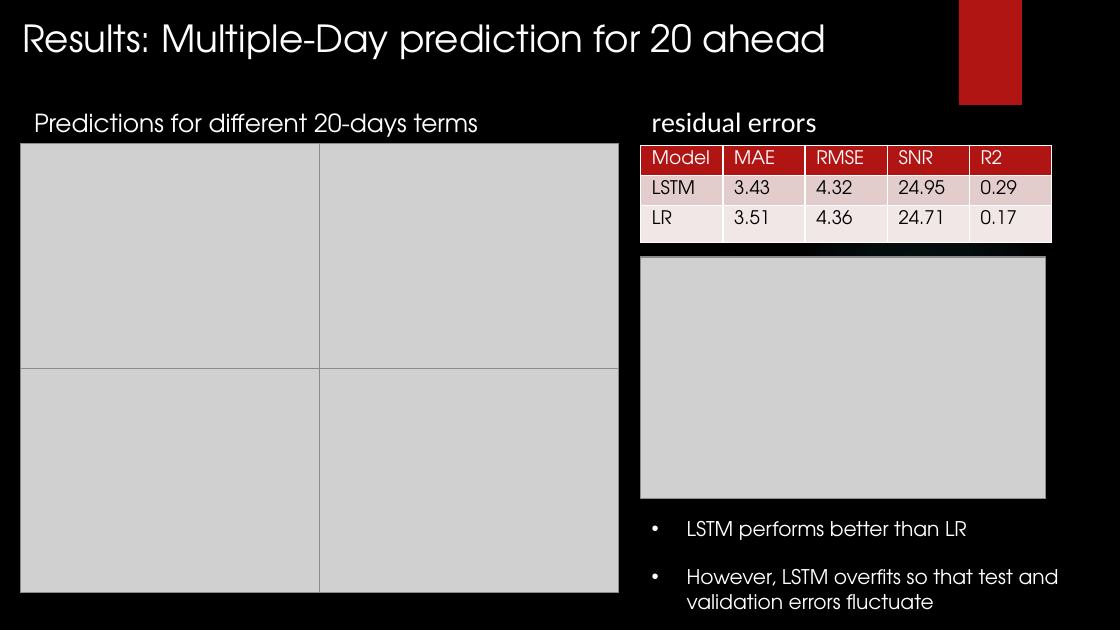
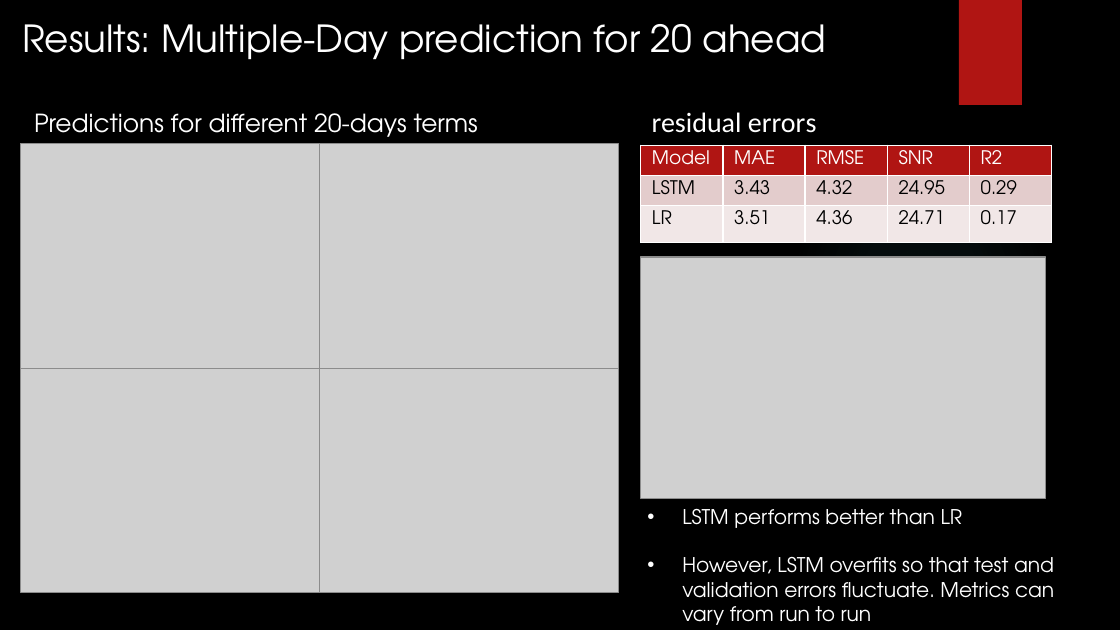
Before and after one commit to msilaev/courier_number_prediction, a slide deck: slide 7 of reports/Report.pptx. Drawn at 1120x630 pixels with LibreOffice and Linux fonts; fonts in the diff are those of the drawing; grey boxes stand for pictures; background and template pictures are left out. Boxes give left, top, right and bottom in pixels: in the first picture for what was removed or moved away, otherwise in the second. Text is boxed around its words. In the diff, an @@ line names an element or a change of style, - is before the commit and + after.

```diff
--- a/reports/Report.pptx
+++ b/reports/Report.pptx
@@ text "LSTM performs better than LR": place and size @@
-text "LSTM performs better than LR" at box(687, 521, 1059, 610)
+text "LSTM performs better than LR" at box(682, 508, 1054, 625)
@@ text at box(682, 557, 1054, 625): text changed @@
-• However, LSTM overfits so that test and validation errors fluctuate
+• However, LSTM overfits so that test and validation errors fluctuate. Metrics can vary from run to run
```
Also in this commit, not shown: 4 other slides changed, 7 other files.
